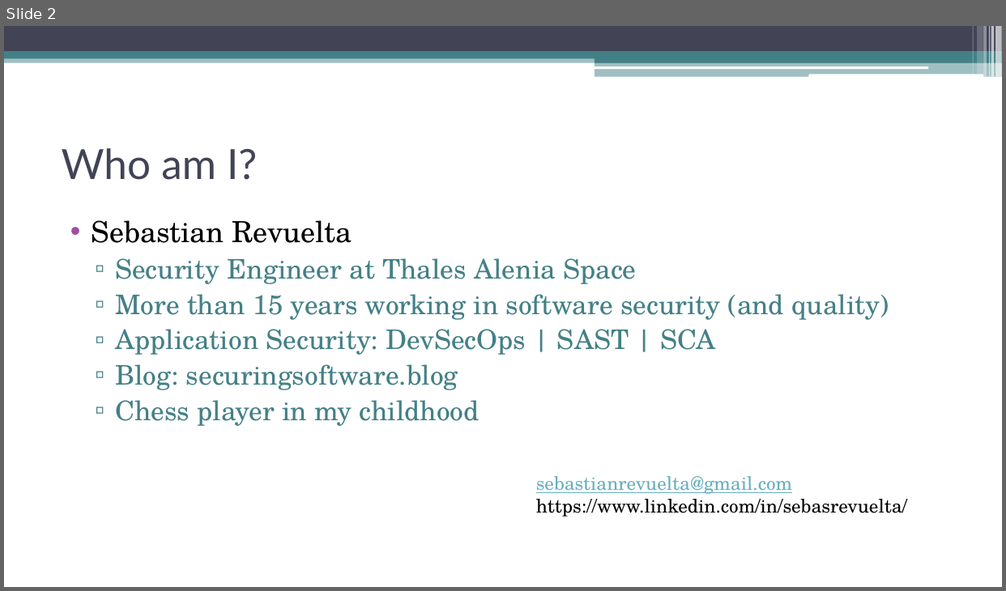
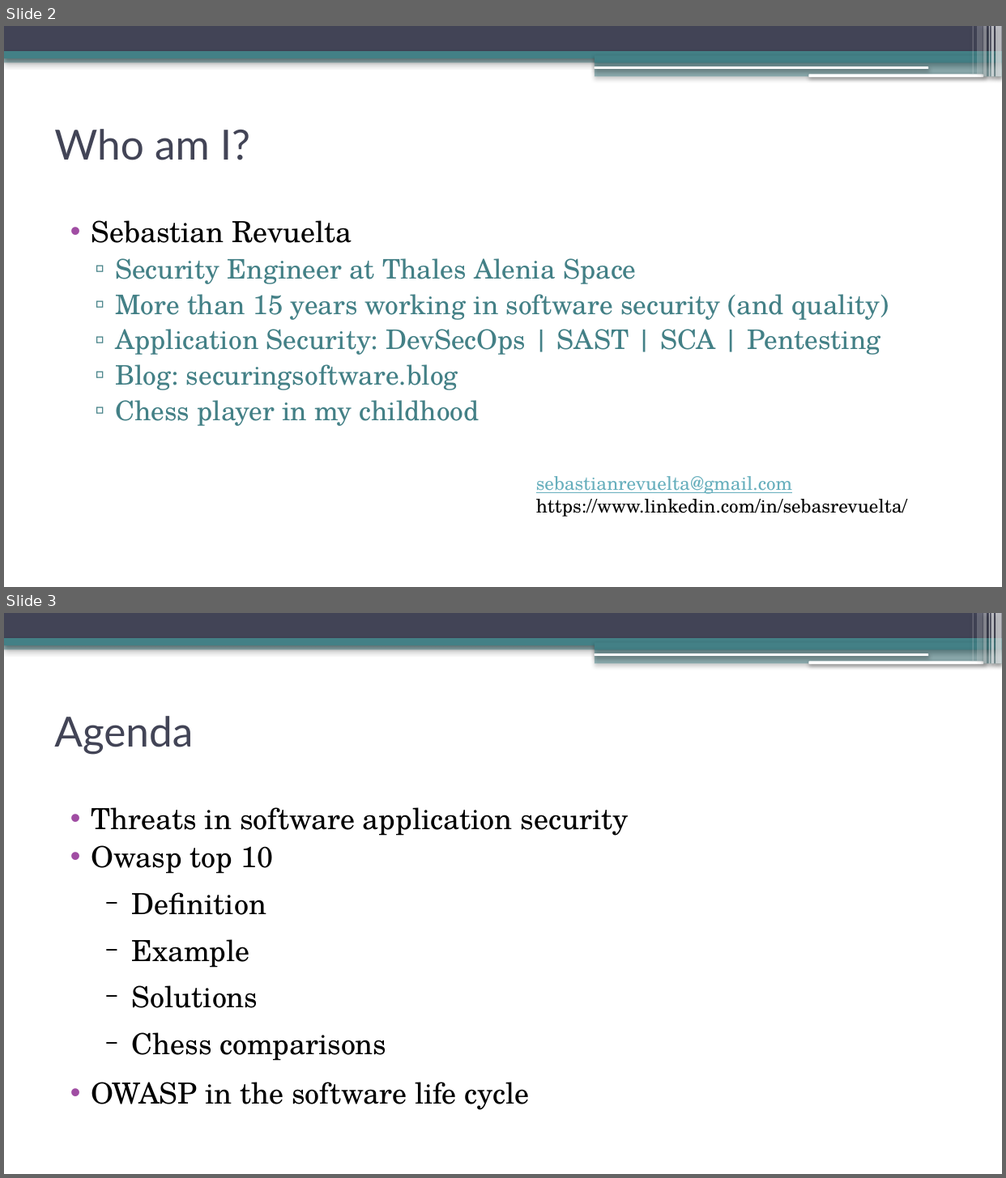
Before and after one commit to sebastianrevuelta/Chess, a slide deck: doc/Check (mate) to the vulnerabilities.pptx. Shown one above the other, each under a label of ours: slide 2 before the commit, slides 2 and 3 after it. The pictures are 1006x591 and 1006x1178 pixels, drawn with LibreOffice and Linux fonts; fonts in the diff are those of the drawing. Boxes give left, top, right and bottom in pixels: in the first picture for what was removed or moved away, otherwise in the second. Text is boxed around its words. In the diff, an @@ line names an element or a change of style, - is before the commit and + after.

```diff
--- a/doc/Check (mate) to the vulnerabilities.pptx
+++ b/doc/Check (mate) to the vulnerabilities.pptx
@@ slide 3 added at (4,613,1002,1174), background #FFFFFF; not listed: 13 template elements that a slide beside it also shows @@
@@ text added at (54,716,193,755), 40 pt, text #424456 @@
+Agenda
@@ text added at (91,807,629,1110), 28 pt, text #000000 @@
+• Threats in software application security
+• Owasp top 10
+  − Definition
+  − Example
+  − Solutions
+  − Chess comparisons
+• OWASP in the software life cycle
@@ slide 2 changed as well @@
@@ shadow on in 13 elements at (4,56,1002,62), (4,26,1002,51), (4,51,1002,59), (594,55,1002,62), (594,62,1002,77), (594,66,928,69), (809,74,983,77), (996,26,1002,77), (991,26,995,77), (989,26,990,77), (984,26,987,77), (978,26,983,74), (973,26,974,74) @@
@@ text "Who am I?": place and size @@
-text "Who am I?" at (62,148,257,180)
+text "Who am I?" at (54,129,250,160)
@@ text at (115,329,880,355): text changed @@
-  ▫ Application Security: DevSecOps | SAST | SCA
+  ▫ Application Security: DevSecOps | SAST | SCA | Pentesting
```
Also in this commit, not shown: 22 other slides changed, 11 other slides added, 9 slides removed.
